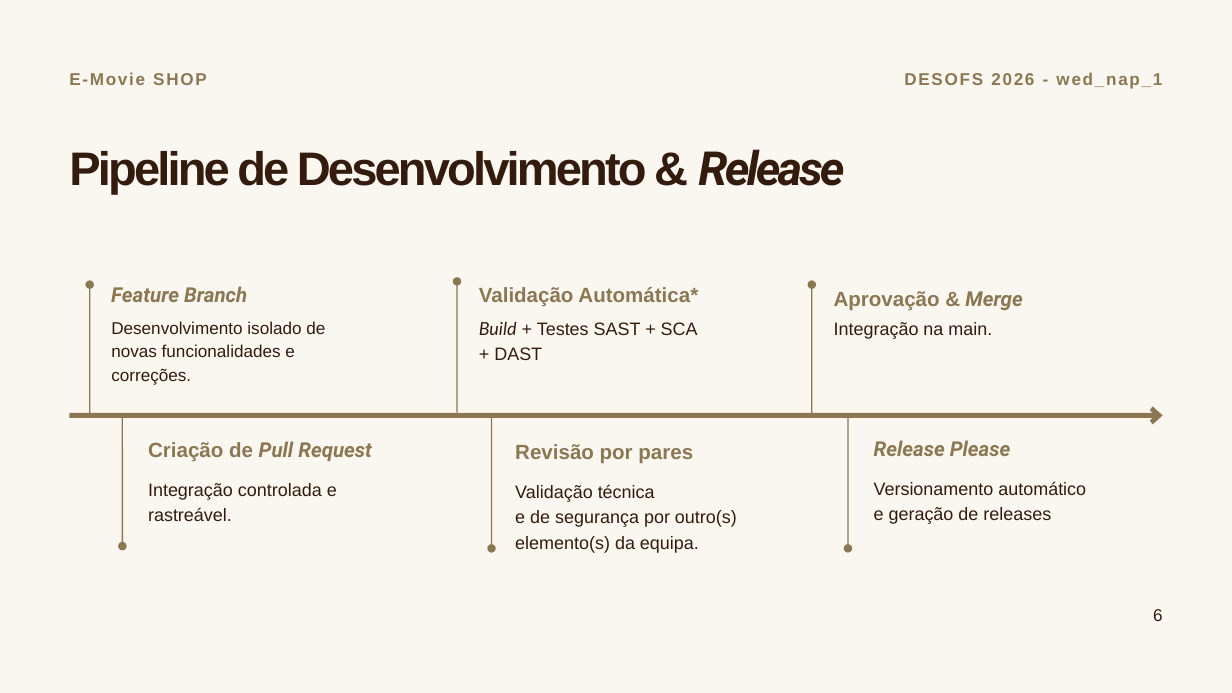
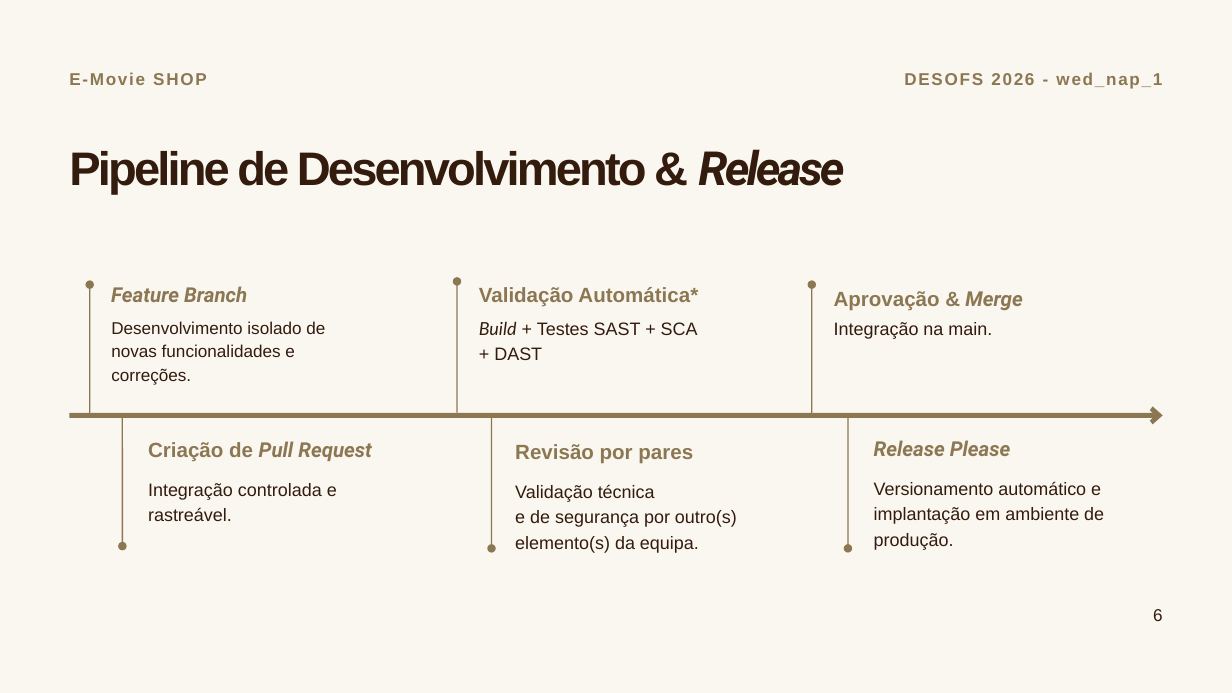
Before and after one commit to mei-desofs/desofs2026-wed_nap_1-1, a slide deck: slide 8 of Deliverables/Phase2/Sprint2/DESOFS 2026 - wed_nap_1.pptx. Drawn at 1232x693 pixels with LibreOffice and Linux fonts; fonts in the diff are those of the drawing. Boxes give left, top, right and bottom in pixels: in the first picture for what was removed or moved away, otherwise in the second. Text is boxed around its words. In the diff, an @@ line names an element or a change of style, - is before the commit and + after.

```diff
--- a/Deliverables/Phase2/Sprint2/DESOFS 2026 - wed_nap_1.pptx
+++ b/Deliverables/Phase2/Sprint2/DESOFS 2026 - wed_nap_1.pptx
@@ text at <box>874,481,1104,550</box>: text changed @@
-Versionamento automático
-e geração de releases
+Versionamento automático e implantação em ambiente de produção.
```
Also in this commit, not shown: 2 other slides changed.
